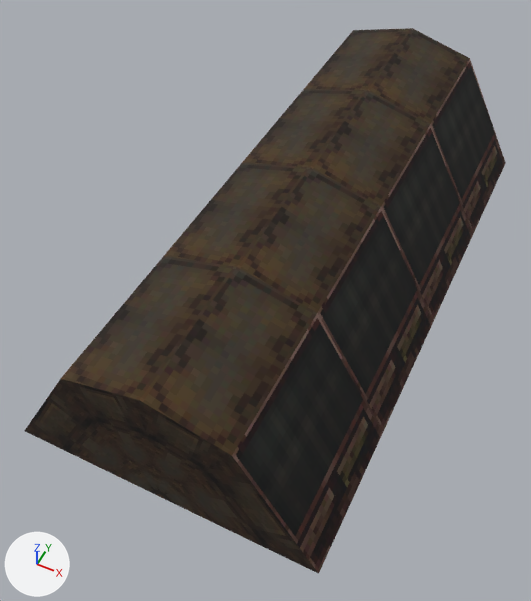
Two versions of the glTF model tools/generators/units/raw/fcop-props/Joke/obj_078.glb, one commit apart.
Camera for both pictures: a camera (50 mm lens) standing at (1.44, -3.52, 3.96) and looking at (-0.08, -0.48, 0.15). Arrows for +X, +Y and +Z are at lower left; the lights stay in place. The older version comes first.

Names of what the first picture shows: 'Joke_obj_078'.
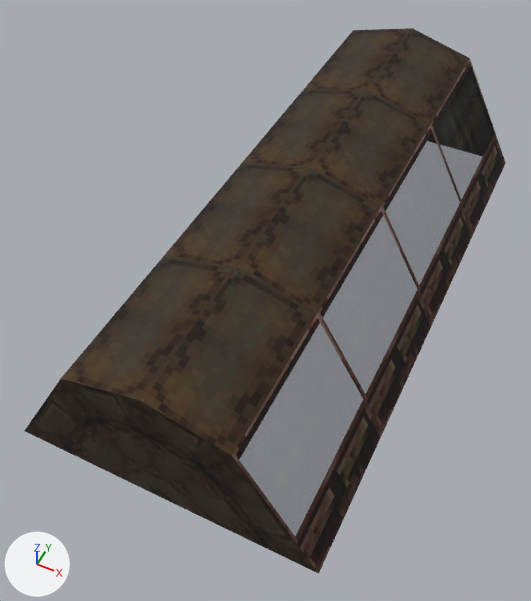
Pixel boxes [x1, y1, x2, y2] of what changed, in the pictures (531 x 601 px):
'Joke_obj_078', surface changed (black to grey)
    both: [236, 138, 486, 539]

The edits, one by one:
Material 'tex06' (mat_tex06) changes its picture from img_tex06 to img_tex06.
